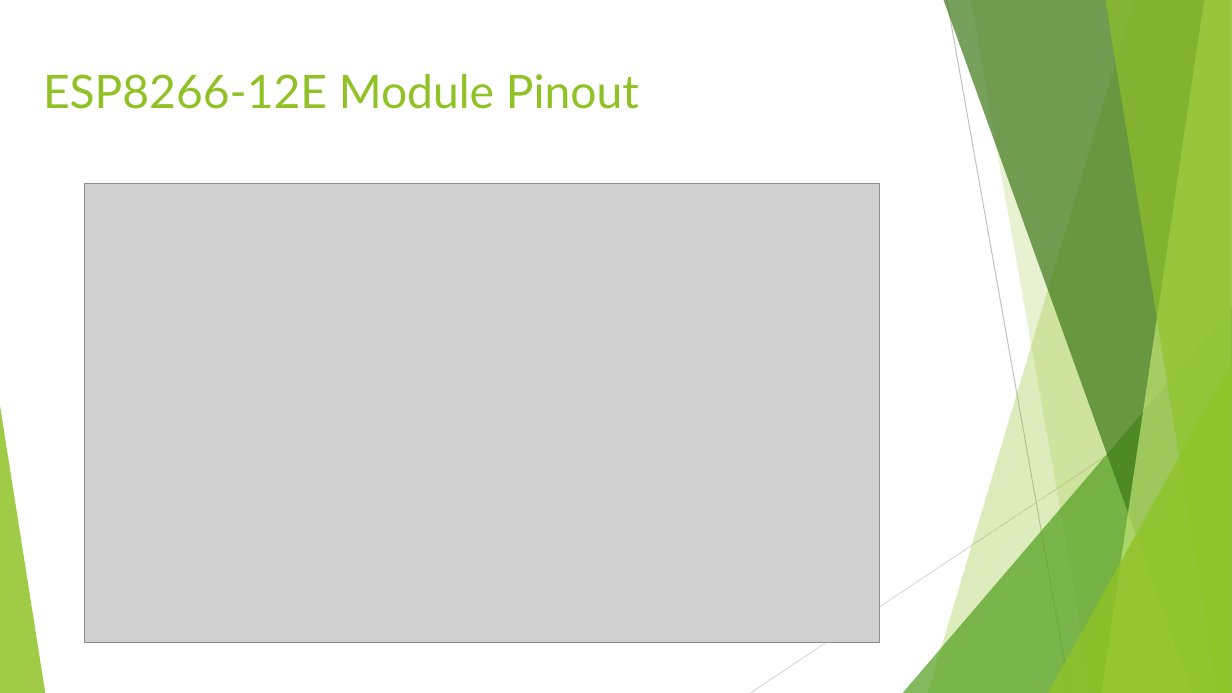
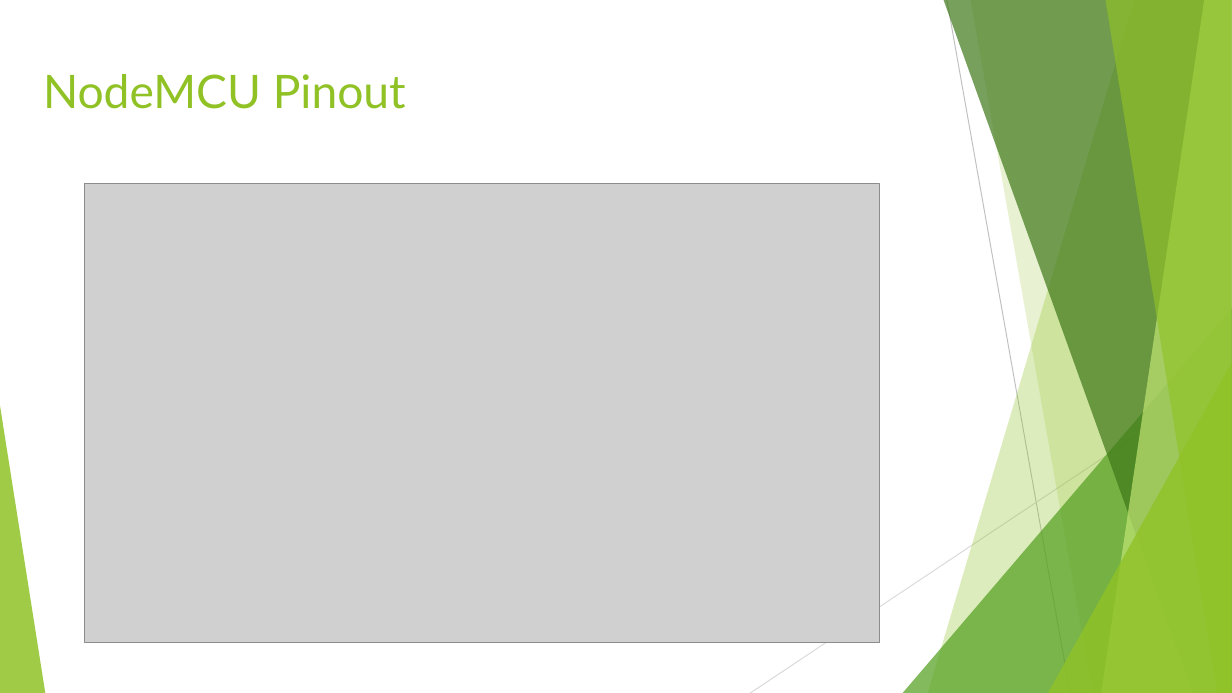
Before and after one commit to vikasyadavnsit/vikasyadavnsit.github.io, a slide deck: slide 16 of Internet of Things.pptx (slide 6 before the commit). Drawn at 1232x693 pixels with LibreOffice and Linux fonts; fonts in the diff are those of the drawing; grey boxes stand for pictures. Boxes give left, top, right and bottom in pixels: in the first picture for what was removed or moved away, otherwise in the second. Text is boxed around its words. In the diff, an @@ line names an element or a change of style, - is before the commit and + after.

```diff
--- a/Internet of Things.pptx
+++ b/Internet of Things.pptx
@@ title at box(43, 74, 406, 109): text changed @@
-ESP8266-12E Module Pinout
+NodeMCU Pinout
```
Also in this commit, not shown: 3 other slides changed, 16 slides added.
